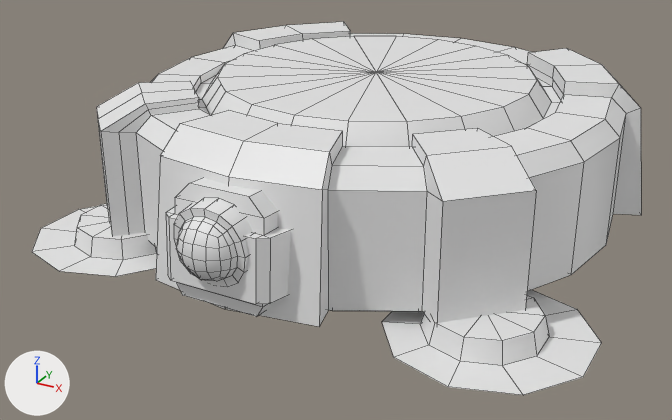
The FBX model Assets/Art/Hero Assets/Assets/A_Roomba.fbx, before and after one commit.
Camera for both pictures: a 50 mm lens placed at (1.227, -2.484, 1.191), pointed at (-0.027, -0.204, 0.051). The lights are fixed; the arrows at lower left show +X, +Y and +Z. The first picture is the older version. Mesh edges are drawn as thin lines. Where no turn or scale is listed for an object, it has been applied to the vertices.

In view in the first picture: 'Brushes', 'Roomba'.
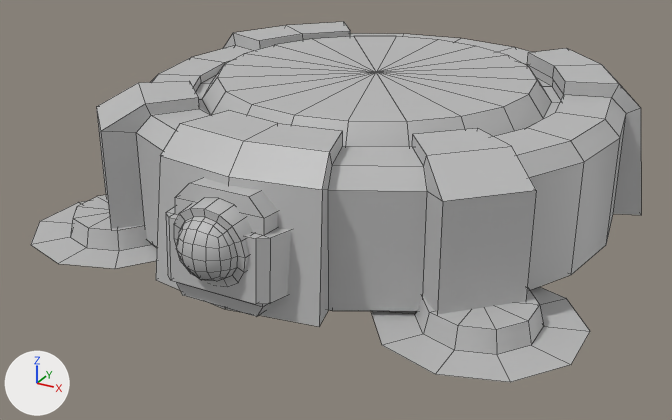
Diff of the bpy script that builds the scene:
```diff
--- a/Assets/Art/Hero Assets/Assets/A_Roomba.fbx.py
+++ b/Assets/Art/Hero Assets/Assets/A_Roomba.fbx.py
@@ mat_lambert1 @@
+mat_lambert1 = principled_material('lambert1')
+mat_lambert1.base_color = (0.5, 0.5, 0.5)  # grey #bcbcbc
@@ me_mesh @@
 # used by ob_roomba; location = (0.0, 0.0, 0.0)
-me_mesh.from_pydata(...)  # 390 vertices, 391 faces; spans x -0.79..0.79, y -0.95..0.75, z 0.0..0.44
+me_mesh.from_pydata(...)  # 353 vertices, 355 faces; spans x -0.79..0.79, y -0.95..0.75, z 0.0..0.44
+# me_mesh part 1
+# 21 vertices are removed from x -0.64..-0.33, y -0.64..-0.33, z 0.0..0.44
+# 38 faces are deleted
+# 18 new faces join them
+# me_mesh part 2: 337 faces spanning x -0.79..0.79, y -0.95..0.75, z 0.0..0.44 switch from mat_openpbr_shader1 (white #e7e7e7) to mat_lambert1 (grey #bcbcbc)
+# other edits to the shape of me_mesh do not show in these pictures
@@ me_mesh_001 @@
 # used by ob_brushes; location = (0.0, 0.0, 0.0)
-me_mesh_001.from_pydata(...)  # 62 vertices, 60 faces; spans x -0.82..0.86, y -0.82..-0.28, z -0.01..0.05
-me_mesh_001.materials.append(mat_openpbr_shader1)  # white #e7e7e7
+me_mesh_001.from_pydata(...)  # 62 vertices, 60 faces; spans x -0.82..0.82, y -0.82..-0.28, z -0.01..0.05
+# me_mesh_001 part 3: the loose piece of 31 vertices spanning x -0.82..-0.31, y -0.82..-0.28, z -0.01..0.05 is moved by (-0.01, 0.0, 0.0)
+# me_mesh_001 part 4: the loose piece of 31 vertices spanning x 0.34..0.86, y -0.82..-0.28, z -0.01..0.05 is moved by (-0.02, 0.0, 0.0)
+me_mesh_001.materials.append(mat_lambert1)  # grey #bcbcbc
@@ ob_brushes @@
 ob_brushes = bpy.data.objects.new('Brushes', me_mesh_001)
-ob_brushes.location = (0.0, 0.0, 0.0)
+ob_brushes.location = (0.0, 0.0, 0.024)
```

Where the change shows, as pixel boxes (x1, y1, x2, y2) in the pictures (672 x 420 px; the box of a moved part takes in the faces that stretch with it):
'Brushes', recoloured, reshaped, moved: before (32, 204, 602, 395); after (31, 195, 590, 382)
part 1 of me_mesh, built on: before (96, 72, 373, 236); after (96, 72, 373, 229)
part 2 of me_mesh, recoloured (white to grey): (136, 22, 641, 327) in both
part 3 of me_mesh_001, moved or reshaped: before (32, 204, 157, 276); after (31, 195, 157, 269)
part 4 of me_mesh_001, moved or reshaped: before (382, 290, 602, 395); after (371, 287, 590, 382)
